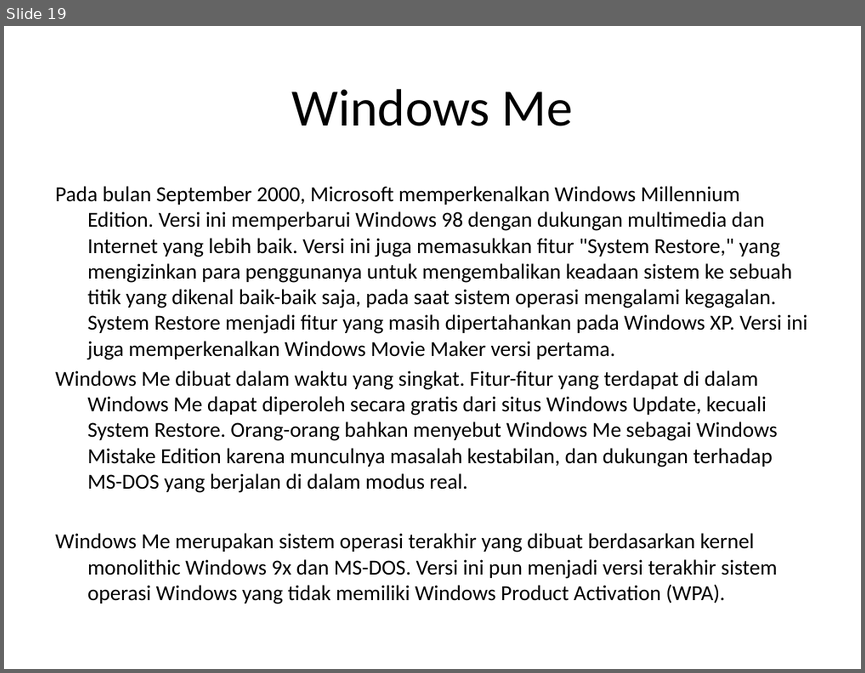
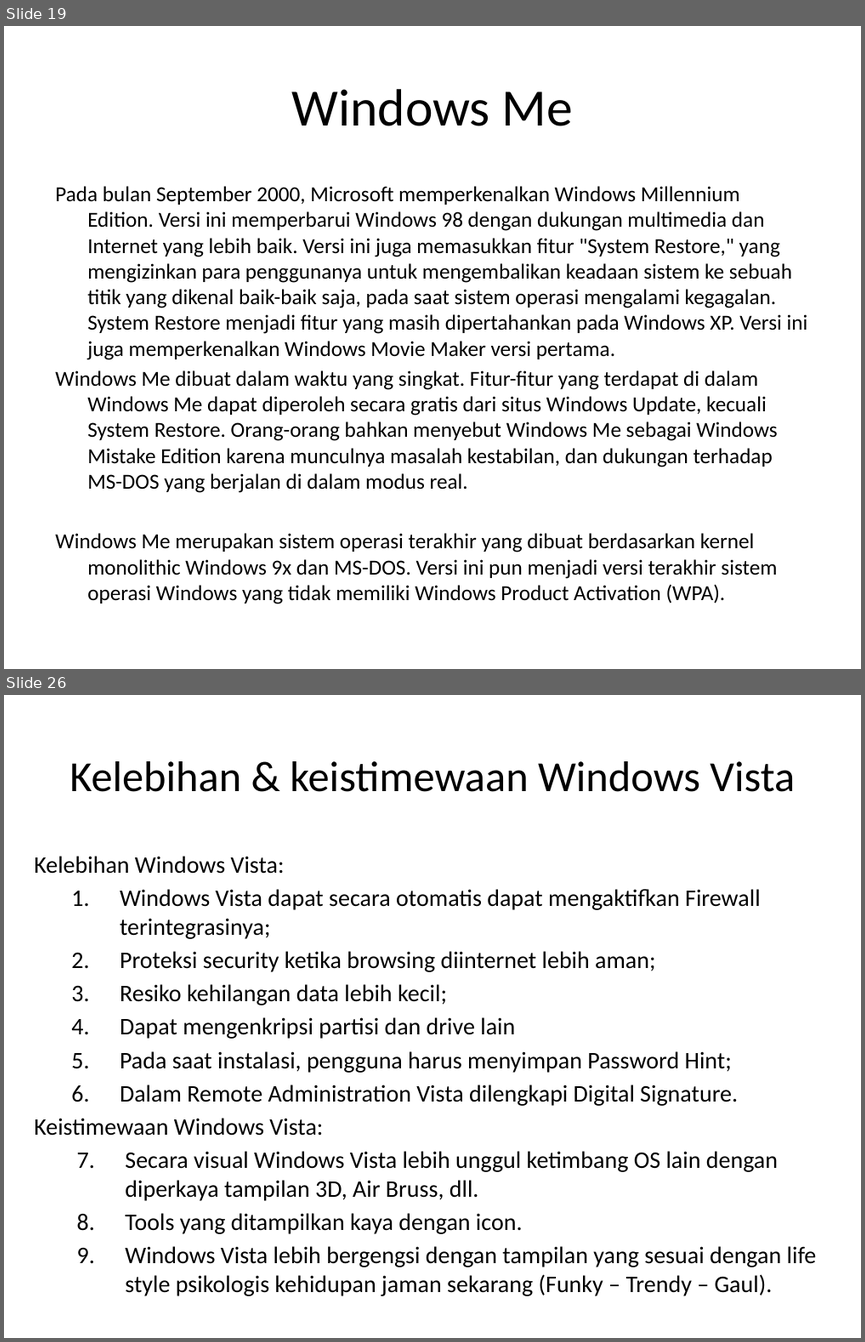
Before and after one commit to Sejarah-Windows/FJH, a slide deck: presentasi.pptx. Shown one above the other, each under a label of ours: slide 19 before the commit, slides 19 and 26 after it; the slides between them are not shown. The pictures are 865x673 and 865x1342 pixels, drawn with LibreOffice and Linux fonts; fonts in the diff are those of the drawing. Boxes give left, top, right and bottom in pixels: in the first picture for what was removed or moved away, otherwise in the second. Text is boxed around its words. In the diff, an @@ line names an element or a change of style, - is before the commit and + after.

```diff
--- a/presentasi.pptx
+++ b/presentasi.pptx
@@ slide 26 added at box(4, 695, 861, 1338), background #FFFFFF @@
@@ title added at box(69, 761, 794, 792), 36 pt, text #000000 @@
+Kelebihan & keistimewaan Windows Vista
@@ text added at box(34, 856, 817, 1296), 20 pt, text #000000 @@
+Kelebihan Windows Vista:
+  1. Windows Vista dapat secara otomatis dapat mengaktifkan Firewall terintegrasinya;
+  2. Proteksi security ketika browsing diinternet lebih aman;
+  3. Resiko kehilangan data lebih kecil;
+  4. Dapat mengenkripsi partisi dan drive lain
+  5. Pada saat instalasi, pengguna harus menyimpan Password Hint;
+  6. Dalam Remote Administration Vista dilengkapi Digital Signature.
+Keistimewaan Windows Vista:
+  1. Secara visual Windows Vista lebih unggul ketimbang OS lain dengan diperkaya tampilan 3D, Air Bruss, dll.
+  2. Tools yang ditampilkan kaya dengan icon.
+  3. Windows Vista lebih bergengsi dengan tampilan yang sesuai dengan life style psikologis kehidupan jaman sekarang (Funky – Trendy – Gaul).
```
Also in this commit, not shown: 1 slide changed, 17 other slides added, 1 other file.
